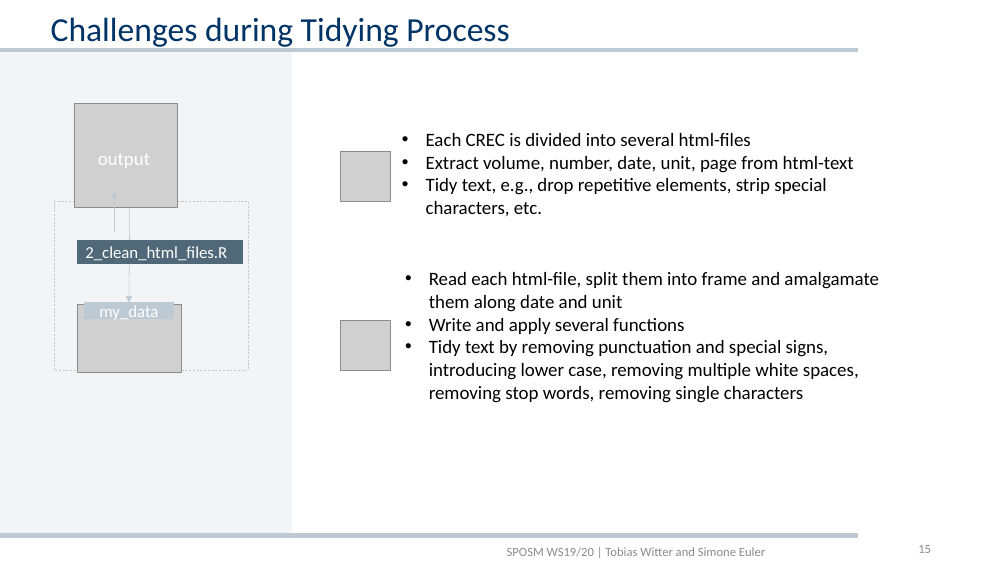
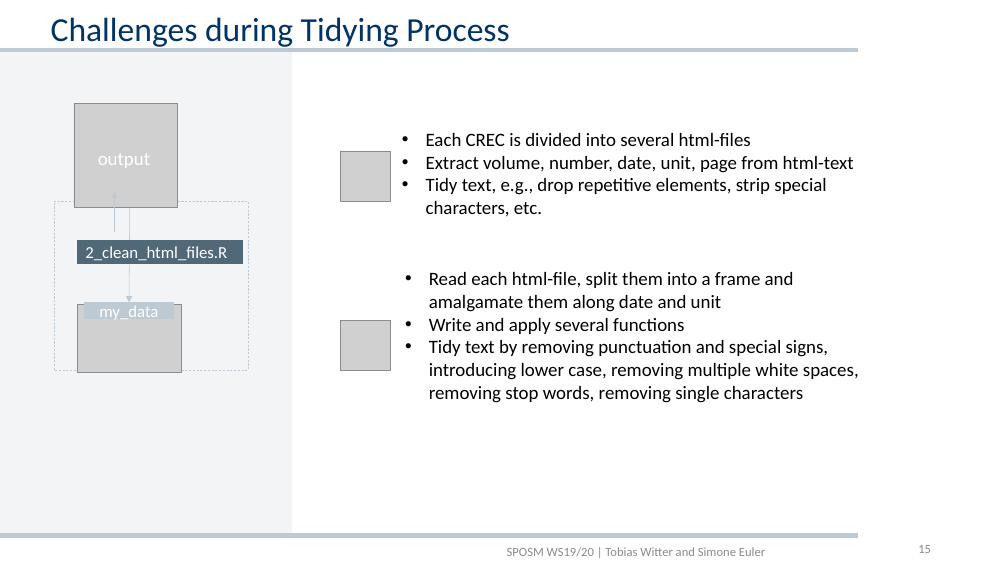
Before and after one commit to towitter/crec_scrape, a slide deck: slide 15 of pres/Presentation_SPOSM.pptx. Drawn at 1008x567 pixels with LibreOffice and Linux fonts; fonts in the diff are those of the drawing; grey boxes stand for pictures; background and template pictures are left out. Boxes give left, top, right and bottom in pixels: in the first picture for what was removed or moved away, otherwise in the second. Text is boxed around its words. In the diff, an @@ line names an element or a change of style, - is before the commit and + after.

```diff
--- a/pres/Presentation_SPOSM.pptx
+++ b/pres/Presentation_SPOSM.pptx
@@ text at [429,272,794,312]: text changed @@
-• Read each html-file, split them into frame and amalgamate them along date and unit
+• Read each html-file, split them into a frame and amalgamate them along date and unit
```
Also in this commit, not shown: 3 other slides changed.
